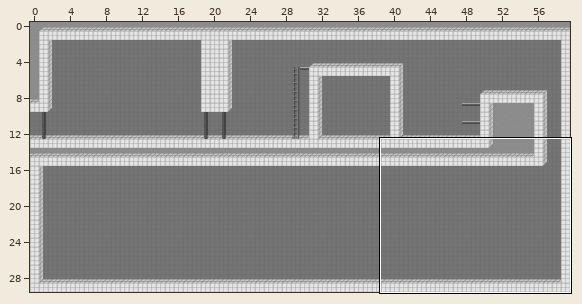
Tiled map: data/level1.tmx. The first picture is a wide view before the edit; the outline marks the close-up.
Close-up. Before the commit:
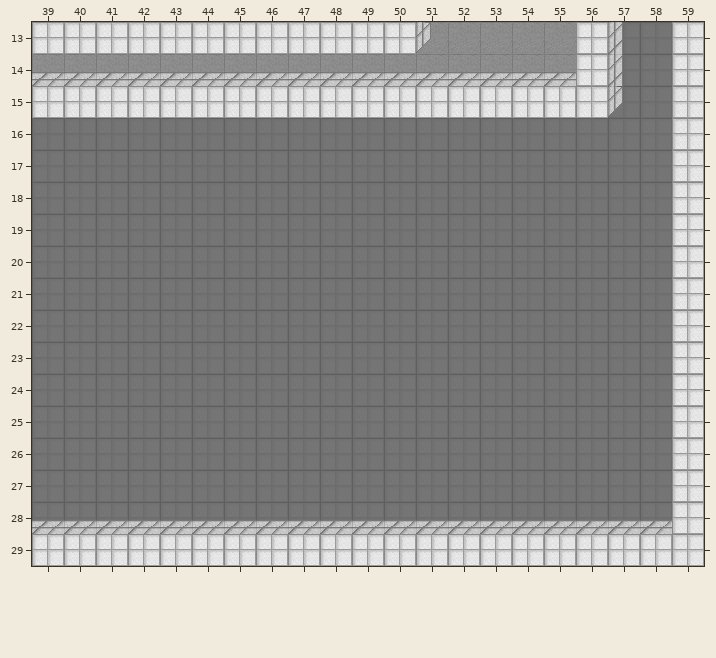
Cells are 32x32 px. Shown: x 39..59, y 13..29. The commit also changed other parts of the map, which this record leaves out.
Now the later version:
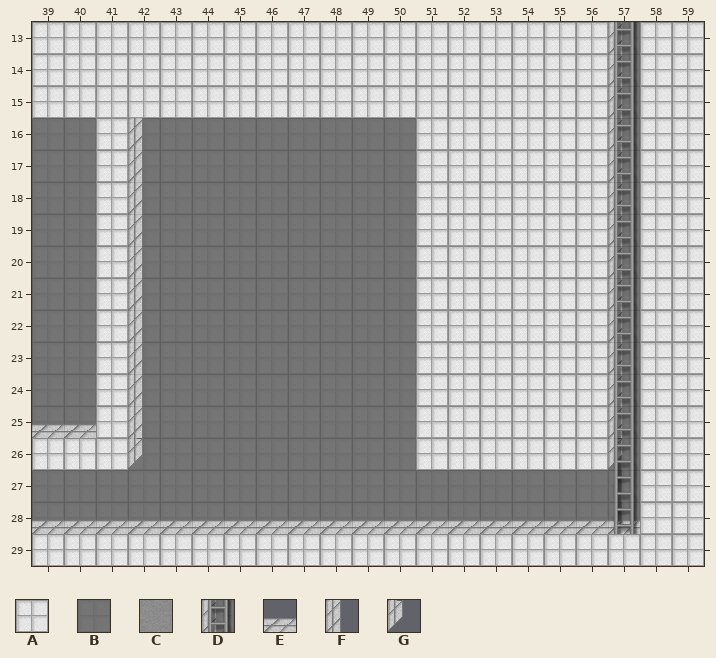
Key: from "tiles": A 4, B 5, C 6, D 9, E 20, F 37, G 53.
_ is an empty cell, . an unchanged one.
See-through tiles are keyed as they look on the map.
Changes in this commit:
--- layer "background_0"
@@ x 39..58 @@
-13 ............CCCCC..B
-14 CCCCCCCCCCCCCCCCC..B
-15 ...................B
-16 ..B.........BBBBBB.B
-17 ..B.........BBBBBB.B
-18 ..B.........BBBBBB.B
-19 ..B.........BBBBBB.B
-20 ..B.........BBBBBB.B
-21 ..B.........BBBBBB.B
-22 ..B.........BBBBBB.B
-23 ..B.........BBBBBB.B
-24 ..B.........BBBBBB.B
-25 ..B.........BBBBBB.B
-26 BBB.........BBBBBB.B
-27 ...................B
-28 ...................B
+13 ............AAAAA..A
+14 AAAAAAAAAAAAAAAAA..A
+15 ...................A
+16 ..A.........AAAAAA.A
+17 ..A.........AAAAAA.A
+18 ..A.........AAAAAA.A
+19 ..A.........AAAAAA.A
+20 ..A.........AAAAAA.A
+21 ..A.........AAAAAA.A
+22 ..A.........AAAAAA.A
+23 ..A.........AAAAAA.A
+24 ..A.........AAAAAA.A
+25 ..A.........AAAAAA.A
+26 AAA.........AAAAAA.A
+27 ...................A
+28 ...................A
--- layer "background_1"
@@ x 39..57 @@
-13 ............G......
-14 EEEEEEEEEEEEEEEEE..
-15 ..................G
-16 ..._.............._
-17 ..._.............._
-18 ..._.............._
-19 ..._.............._
-20 ..._.............._
-21 ..._.............._
-22 ..._.............._
-23 ..._.............._
-24 ..._.............._
-25 __._.............._
-26 ..._.............._
+13 ............_......
+14 _________________..
+15 ..................F
+16 ...F..............F
+17 ...F..............F
+18 ...F..............F
+19 ...F..............F
+20 ...F..............F
+21 ...F..............F
+22 ...F..............F
+23 ...F..............F
+24 ...F..............F
+25 EE.F..............F
+26 ...G..............G
@@ x 58..58 @@
-28 E
+28 _
--- layer "background_2"
@@ x 57..57 @@
-13 _
-14 _
-15 _
-16 _
-17 _
-18 _
-19 _
-20 _
-21 _
-22 _
-23 _
-24 _
-25 _
-26 _
-27 _
-28 _
+13 D
+14 D
+15 D
+16 D
+17 D
+18 D
+19 D
+20 D
+21 D
+22 D
+23 D
+24 D
+25 D
+26 D
+27 D
+28 D
Changed places in both close-ups, as pixel boxes (x1, y1, x2, y2):
changed: (32, 22, 672, 534)
